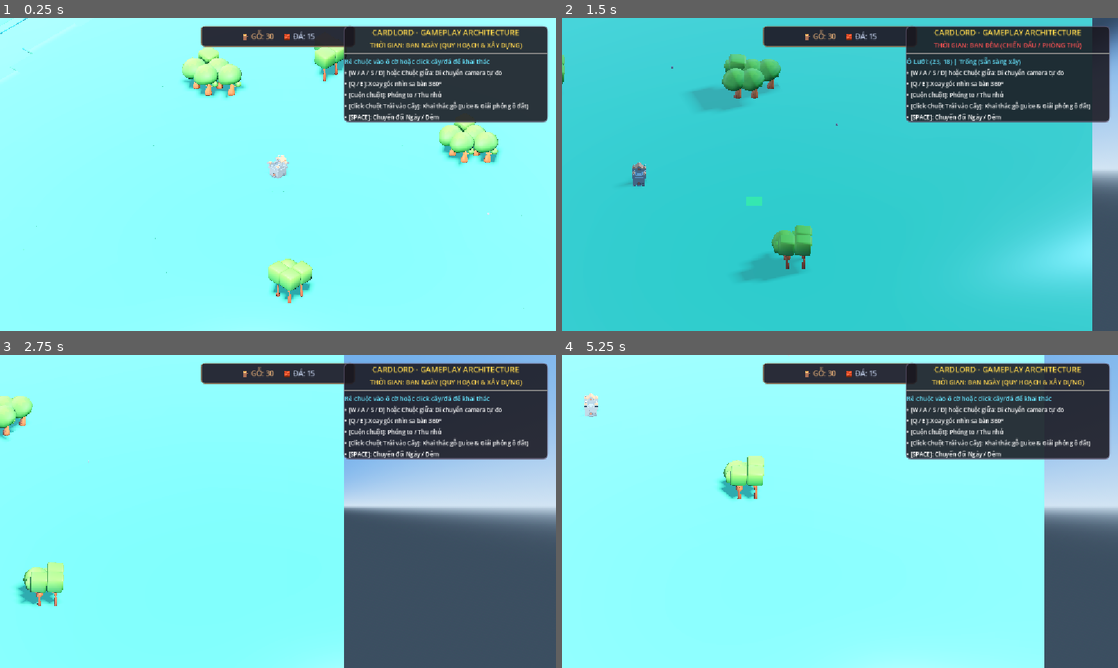
Above: before the commit, frames 1-4 (two rows, left to right).
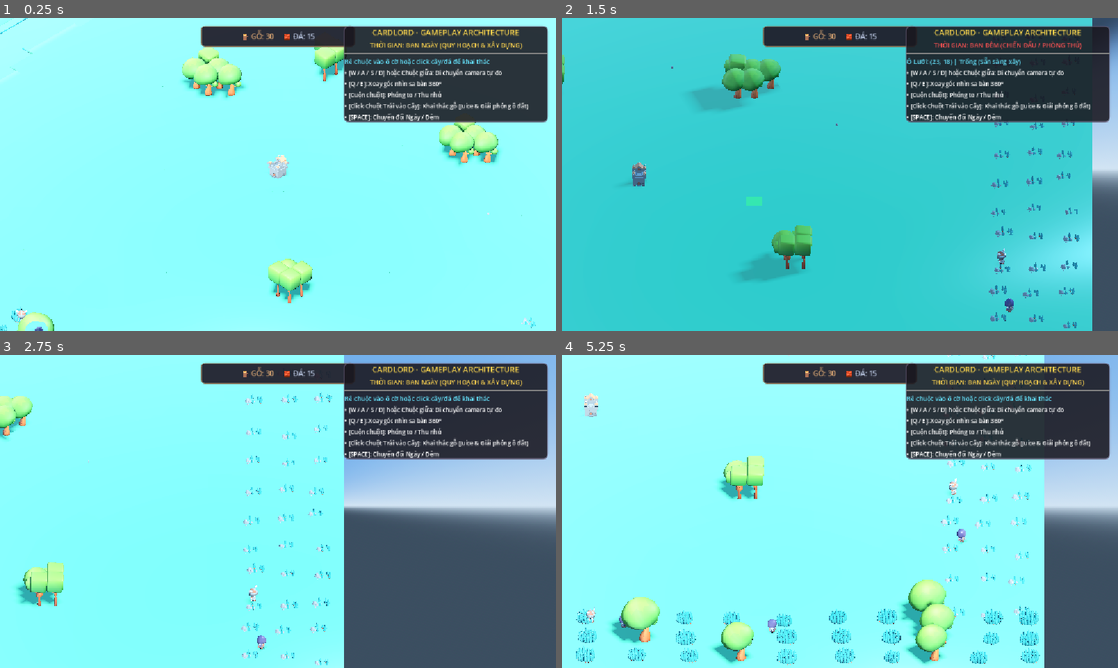
Above: after the commit, the same moments.

Repository: ThanhHai15112004/cardlord
Game: Godot game, scene res://scenes/gameplay/gameplay.tscn
The game is run twice, just before and just after one commit, with the same random seed, the same clock (stepped at 60 frames per second) and the same inputs. This scene is started directly instead of the project's main scene.
Inputs (mouse positions are in pixels of both pictures, inside the frame that each line leads up to):
- Up to frame 1 (0.25 s): no input
- Up to frame 2 (1.5 s): tap C at 0.5, 1.25 s; move the mouse to (962, 158) at 0.52 s; hold Right (ui_right) 0.53-1.25 s; tap Q at 0.6 s; click (962, 158) at 0.67 s; tap Enter (ui_accept) at 0.77 s; drag from (728, 190) to (812, 237) at 1.27 s
- Up to frame 3 (2.75 s): tap Enter (ui_accept) at 2 s; move the mouse to (333, 442) at 2.02 s; hold Right (ui_right) from 2.03 s (still down); tap P at 2.1 s
- Up to frame 4 (5.25 s): release Right (ui_right) at 2.75 s; tap C at 2.75, 4.25 s; drag from (812, 574) to (673, 464) at 2.77 s; tap Enter (ui_accept) at 3.5, 3.77 s; move the mouse to (1006, 558) at 3.52 s; hold Left (ui_left) 3.53-4.25 s; tap E at 3.6 s; drag from (673, 464) to (756, 433) at 4.27 s; move the mouse to (867, 511) at 5.02 s; hold S from 5.03 s (still down); tap Q at 5.1 s; click (867, 511) at 5.17 s

The runs differ from the first frame. In frame 1, 0.4% of the frame differs, in the area x 0-100%, y 40-100%; in frame 2, 0.9%; in frame 3, 1.1%; in frame 4, 6.8%, in the area x 2-86%, y 0-100%.
Error before the commit: Cannot call method 'add_child' on a null value. (res://scripts/systems/kingdom_map_builder.gd:138)

Commit message:
fix(gameplay): xu ly loi thieu DecorationsContainer va dam bao khoi tao an toan

Diff:
--- a/scenes/gameplay/gameplay.gd
+++ b/scenes/gameplay/gameplay.gd
@@ -7,10 +7,11 @@
 @onready var camera: Camera3D = $CameraPivot/Camera3D
 @onready var sun_light: DirectionalLight3D = $DirectionalLight3D
 @onready var grid_system: GridSystem = $Systems/GridSystem
-@onready var tiles_container: Node3D = $World/TilesContainer
-@onready var obstacles_container: Node3D = $World/ObstaclesContainer
-@onready var buildings_container: Node3D = $World/BuildingsContainer
-@onready var decorations_container: Node3D = $World/DecorationsContainer
+@onready var world_node: Node3D = $World
+var tiles_container: Node3D
+var obstacles_container: Node3D
+var buildings_container: Node3D
+var decorations_container: Node3D
 
 # UI Nodes
 @onready var cell_info_label: Label = $UI/HUD/Panel/VBox/CellInfoLabel
@@ -33,6 +34,12 @@
 var stone_count: int = 15
 
 func _ready() -> void:
+	# Khởi tạo hoặc tìm kiếm an toàn các container trong World
+	tiles_container = _ensure_container("TilesContainer")
+	obstacles_container = _ensure_container("ObstaclesContainer")
+	buildings_container = _ensure_container("BuildingsContainer")
+	decorations_container = _ensure_container("DecorationsContainer")
+
 	# Lắp ráp Bản đồ Sa bàn Khổng lồ (Grand Base Diorama Map)
 	var castle_world_pos = KingdomMapBuilder.build_grand_map(
 		grid_system,
@@ -187,3 +194,18 @@
 		wood_badge.text = "🪵 GỖ: %d" % wood_count
 	if stone_badge:
 		stone_badge.text = "🧱 ĐÁ: %d" % stone_count
+
+## Đảm bảo container tồn tại an toàn, tránh lỗi null node
+func _ensure_container(container_name: String) -> Node3D:
+	if not world_node:
+		world_node = get_node_or_null("World")
+		if not world_node:
+			world_node = Node3D.new()
+			world_node.name = "World"
+			add_child(world_node)
+	var container = world_node.get_node_or_null(container_name)
+	if not container:
+		container = Node3D.new()
+		container.name = container_name
+		world_node.add_child(container)
+	return container
--- a/scripts/systems/kingdom_map_builder.gd
+++ b/scripts/systems/kingdom_map_builder.gd
@@ -43,6 +43,13 @@
 	buildings_container: Node3D,
 	decorations_container: Node3D
 ) -> Vector3:
+	# Phòng thủ nếu bất kỳ container nào bị null
+	if not decorations_container:
+		decorations_container = Node3D.new()
+		decorations_container.name = "DecorationsContainer"
+		if tiles_container and tiles_container.get_parent():
+			tiles_container.get_parent().add_child(decorations_container)
+
 	# Cấu hình grid system
 	grid_system.grid_size = GRID_SIZE
 	grid_system.cell_size = CELL_SIZE
Not shown: 1 places in scenes/entities/building_entity.tscn that only renumber resources
Not shown: 1 places in scenes/entities/resource_node.tscn that only renumber resources
Not shown: 1 places in scenes/entities/terrain_tile.tscn that only renumber resources
Not shown: 1 places in scenes/gameplay/gameplay.tscn that only renumber resources
